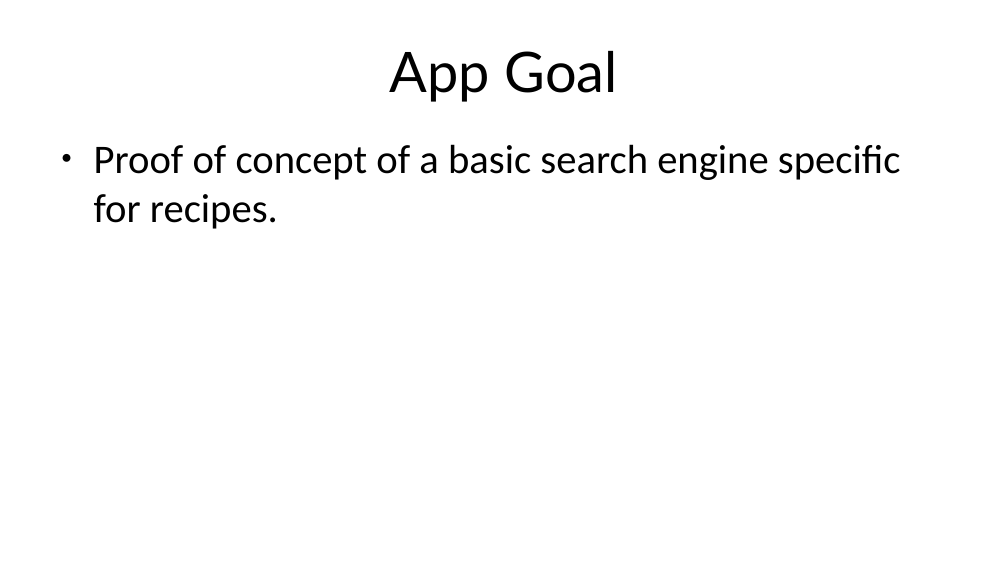
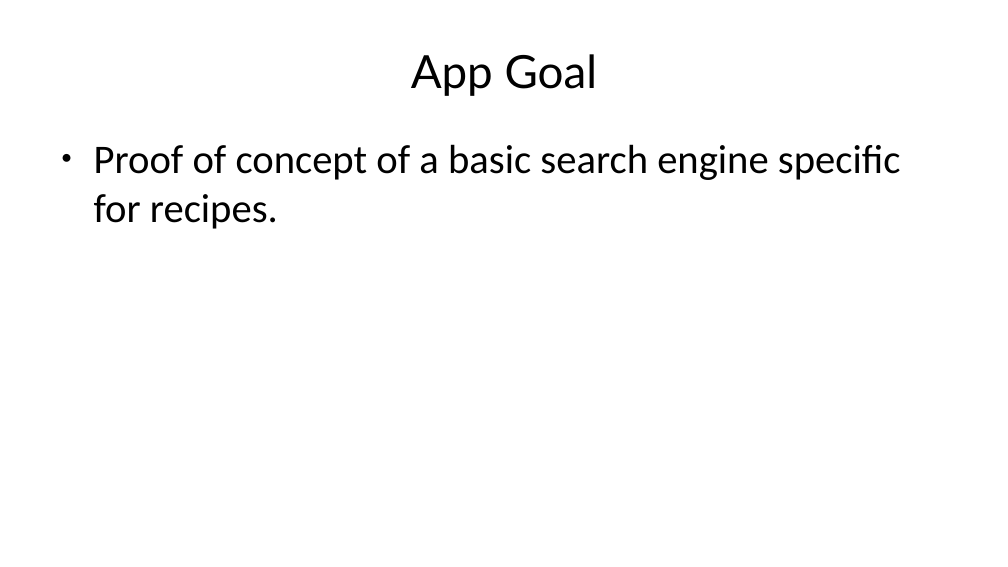
Before and after one commit to nicoDs96/recipes-SE, a slide deck: slide 2 of MACC APP SLIDES/tuna_pres.pptx. Drawn at 1008x567 pixels with LibreOffice and Linux fonts; fonts in the diff are those of the drawing. Boxes give left, top, right and bottom in pixels: in the first picture for what was removed or moved away, otherwise in the second. Text is boxed around its words. In the diff, an @@ line names an element or a change of style, - is before the commit and + after.

```diff
--- a/MACC APP SLIDES/tuna_pres.pptx
+++ b/MACC APP SLIDES/tuna_pres.pptx
@@ text "App Goal" at (411, 54, 598, 96): size 44 to 36 pt @@
```
Also in this commit, not shown: 2 other slides changed, 2 slides added.
